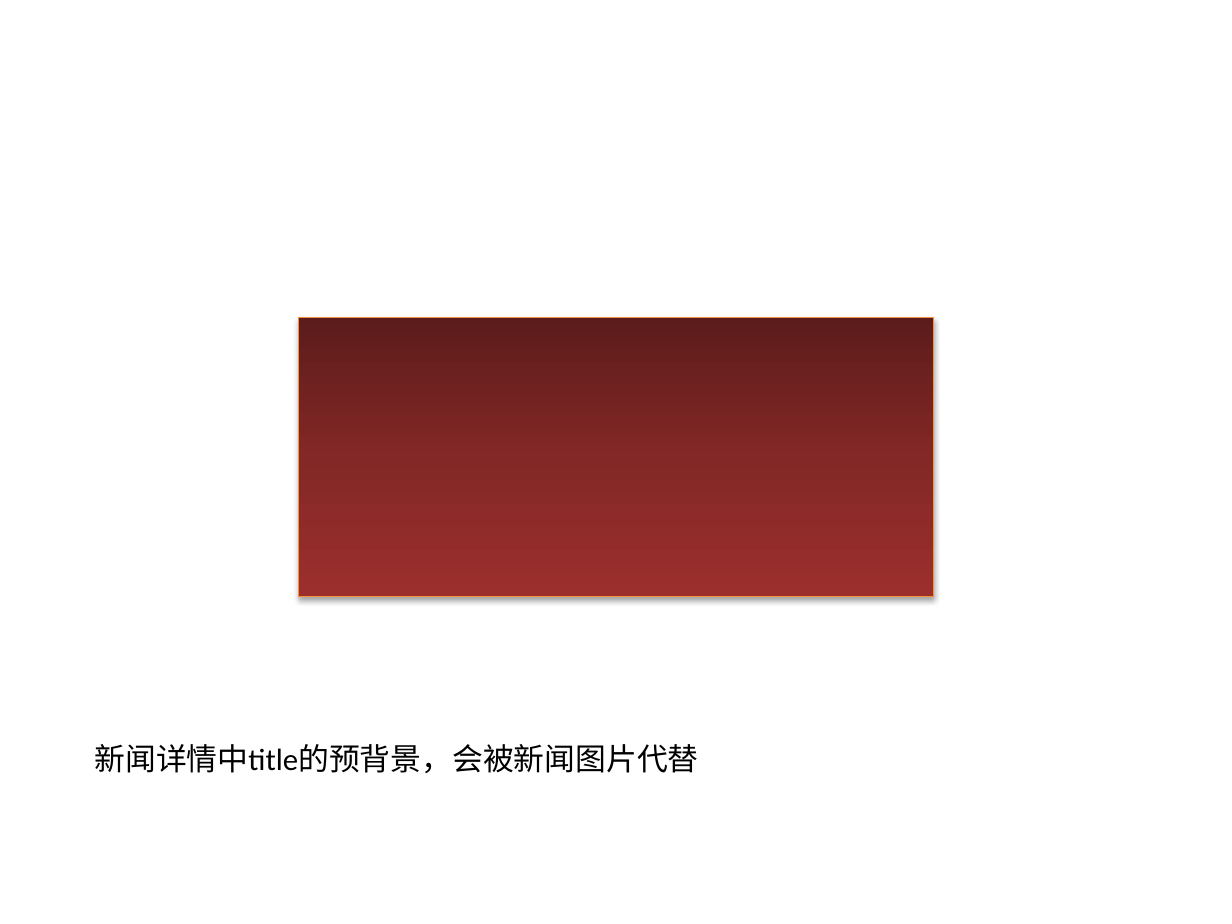
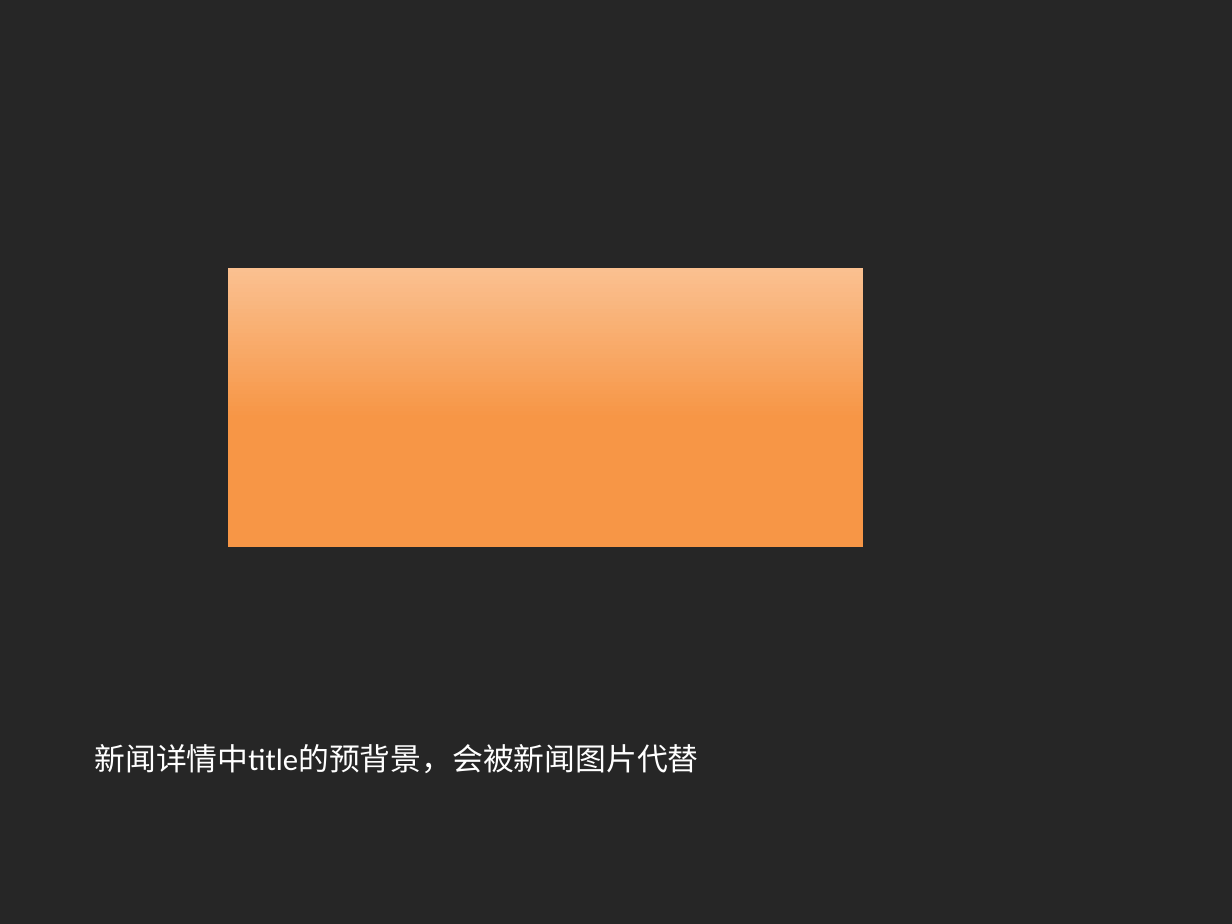
Before and after one commit to gk23/vxinwen-android, a slide deck: slide 1 of bg-template.pptx. Drawn at 1232x924 pixels with LibreOffice and Linux fonts; fonts in the diff are those of the drawing. Boxes give left, top, right and bottom in pixels: in the first picture for what was removed or moved away, otherwise in the second. Text is boxed around its words. In the diff, an @@ line names an element or a change of style, - is before the commit and + after.

```diff
--- a/bg-template.pptx
+++ b/bg-template.pptx
@@ background #FFFFFF to #262626 @@
@@ rectangle moved from (x1=298, y1=318, x2=934, y2=598) to (x1=228, y1=269, x2=864, y2=548) @@
@@ rectangle at (x1=228, y1=269, x2=864, y2=548): fill gradient #5D1D1B to #842926 to #9C302E to gradient #F79646 to #FAC090; outline #F69240 0.75 pt to none; shadow off @@
@@ text "新闻详情中title的预背景，会被新闻图片代替" at (x1=94, y1=744, x2=698, y2=773): text colour #000000 to #FFFFFF @@
```
Also in this commit, not shown: 1 other slide changed, 1 slide added, 1 slide removed, 17 other files.
